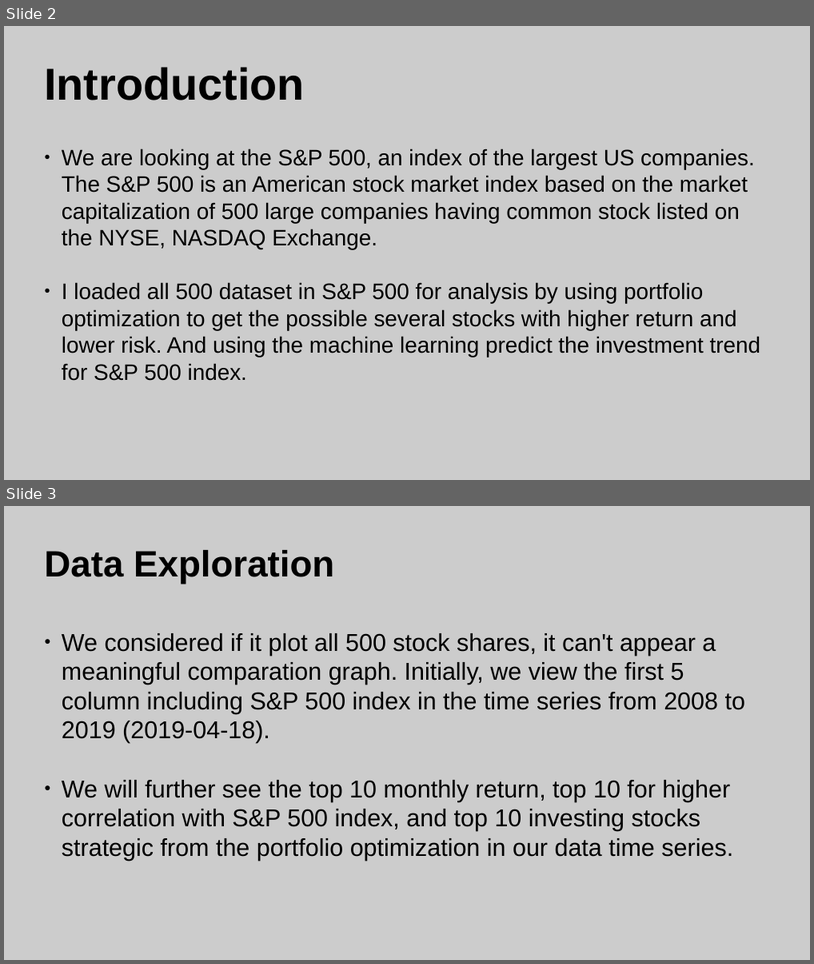
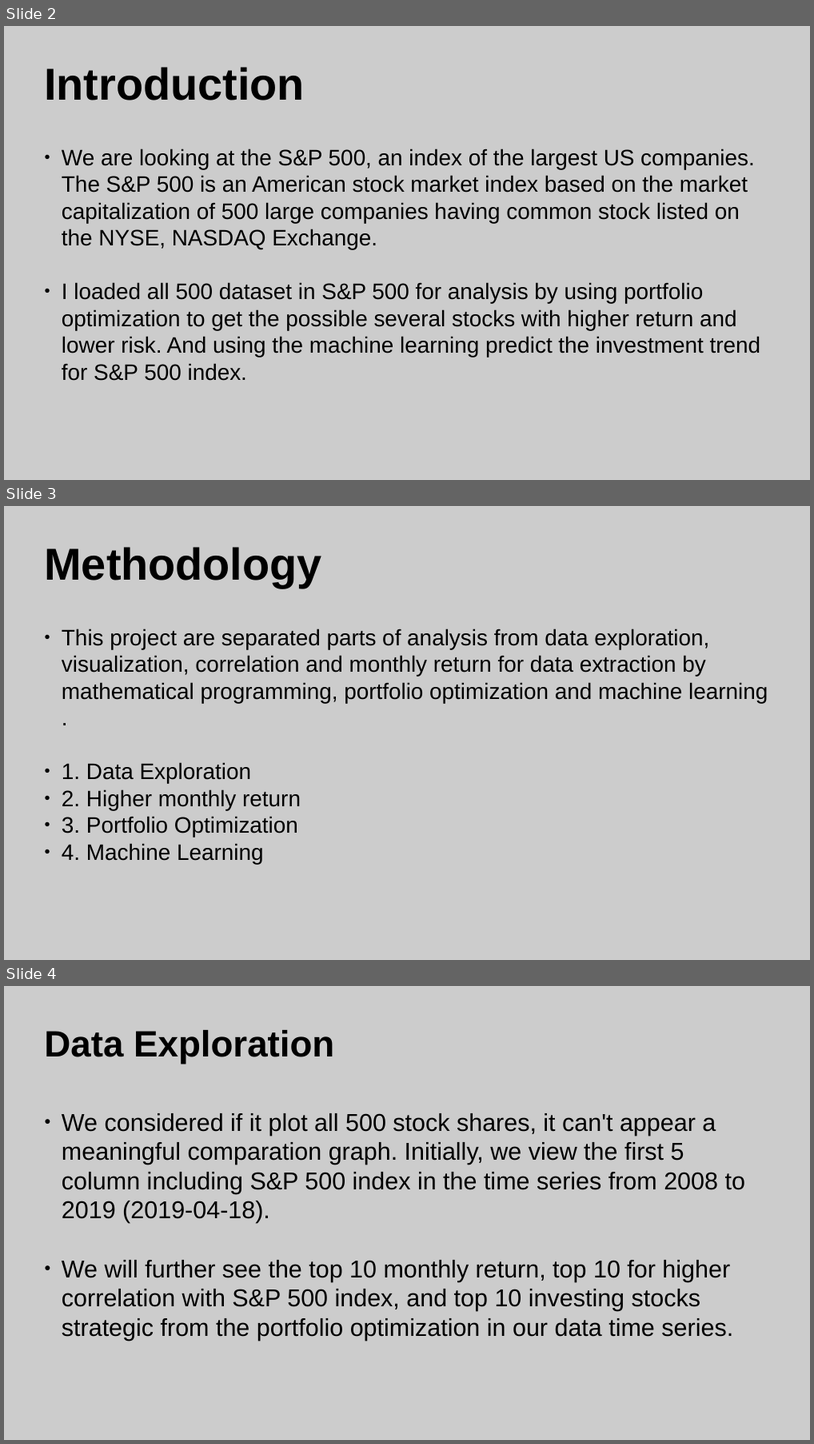
Before and after one commit to fung1091/Data698, a slide deck: final/presentation.odp. Shown one above the other, each under a label of ours: slides 2 and 3 before the commit, slides 2, 3 and 4 after it. The pictures are 814x964 and 814x1444 pixels, drawn with LibreOffice and Linux fonts; fonts in the diff are those of the drawing. Boxes give left, top, right and bottom in pixels: in the first picture for what was removed or moved away, otherwise in the second. Text is boxed around its words. In the diff, an @@ line names an element or a change of style, - is before the commit and + after.

```diff
--- a/final/presentation.odp
+++ b/final/presentation.odp
@@ slide 3 added at box(4, 506, 810, 960), background #CCCCCC @@
@@ title added at box(44, 547, 322, 588), 44 pt, text #000000, bold @@
+Methodology
@@ subtitle added at box(62, 628, 768, 864), 22 pt, text #000000 @@
+● This project are separated parts of analysis from data exploration, visualization, correlation and monthly return for data extraction by mathematical programming, portfolio optimization and machine learning .
+● 1. Data Exploration
+● 2. Higher monthly return
+● 3. Portfolio Optimization
+● 4. Machine Learning
@@ what was slide 3 is now slide 4 @@
```
Also in this commit, not shown: 1 other file.
